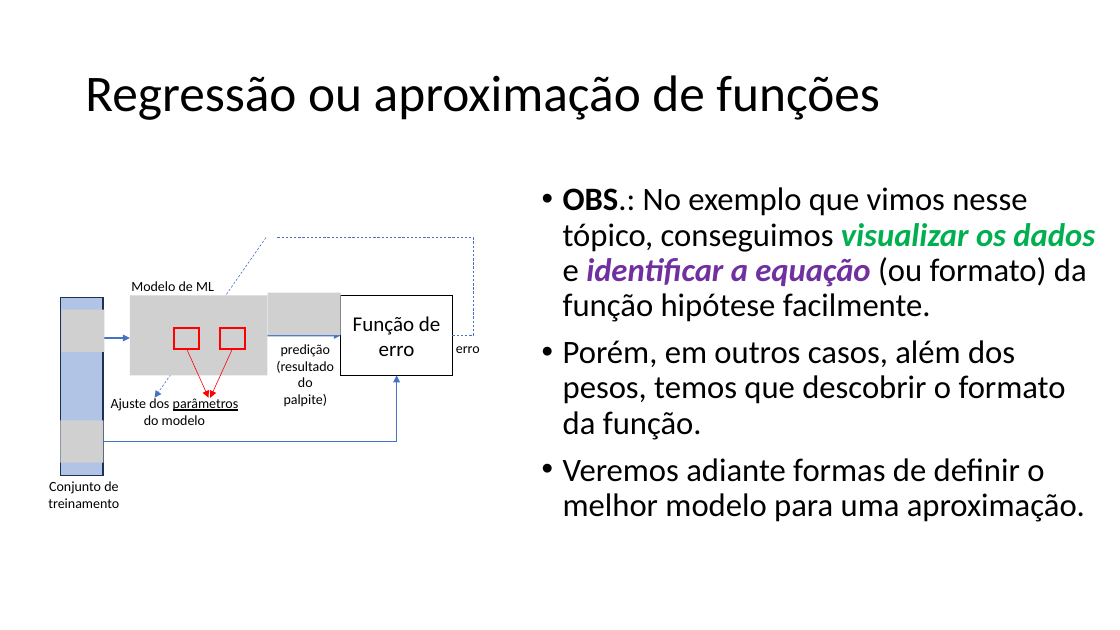
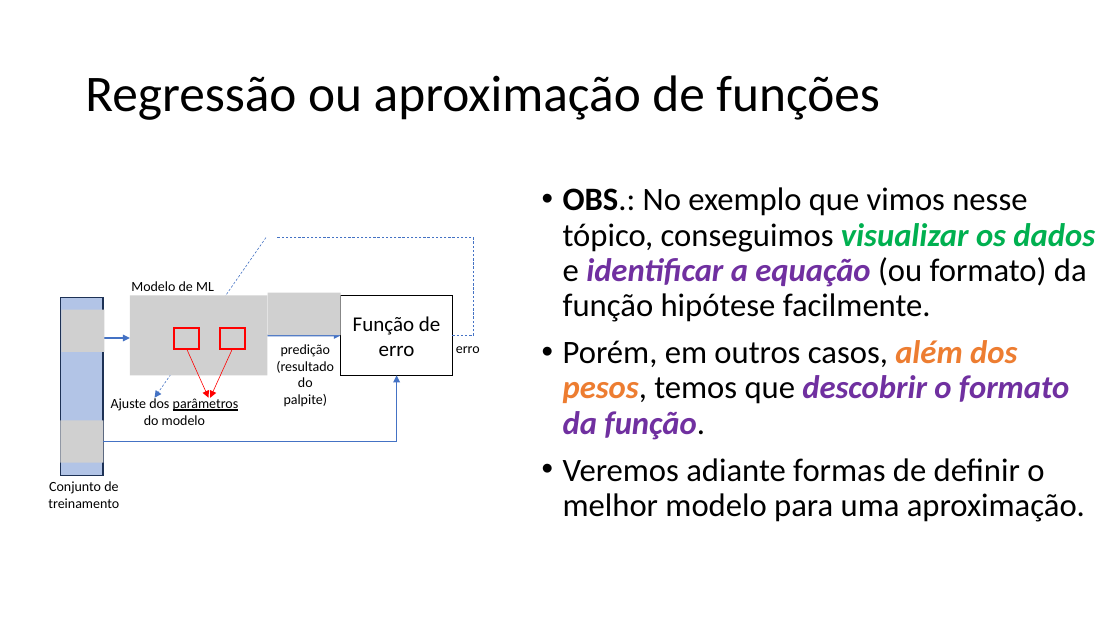
Before and after one commit to zz4fap/tp557-iot-ml, a slide deck: slide 26 of slides/TP557_5_Medindo_a_precisão_de_um_modelo_de_ML.pptx. Drawn at 1120x630 pixels with LibreOffice and Linux fonts; fonts in the diff are those of the drawing; grey boxes stand for pictures. Boxes give left, top, right and bottom in pixels: in the first picture for what was removed or moved away, otherwise in the second. Text is boxed around its words. In the diff, an @@ line names an element or a change of style, - is before the commit and + after.

```diff
--- a/slides/TP557_5_Medindo_a_precisão_de_um_modelo_de_ML.pptx
+++ b/slides/TP557_5_Medindo_a_precisão_de_um_modelo_de_ML.pptx
@@ text at bbox=[563, 340, 1069, 440]: text colour #000000 to #ED7D31 in "além dos pesos,"; text colour #000000 to #7030A0 in "descobrir o formato da função."; bold on, italic on in "além dos pesos, descobrir o formato da ..." @@
```
Also in this commit, not shown: 2 other slides changed, 2 other files.
